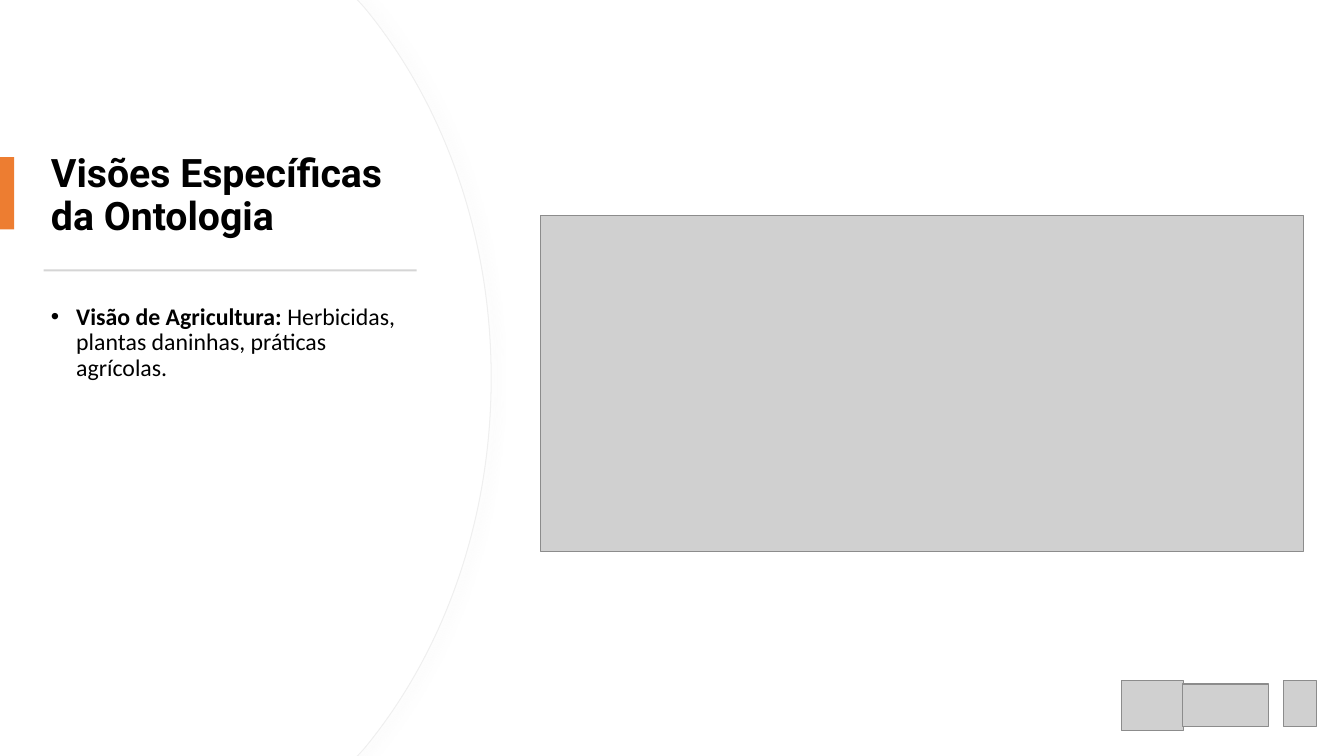
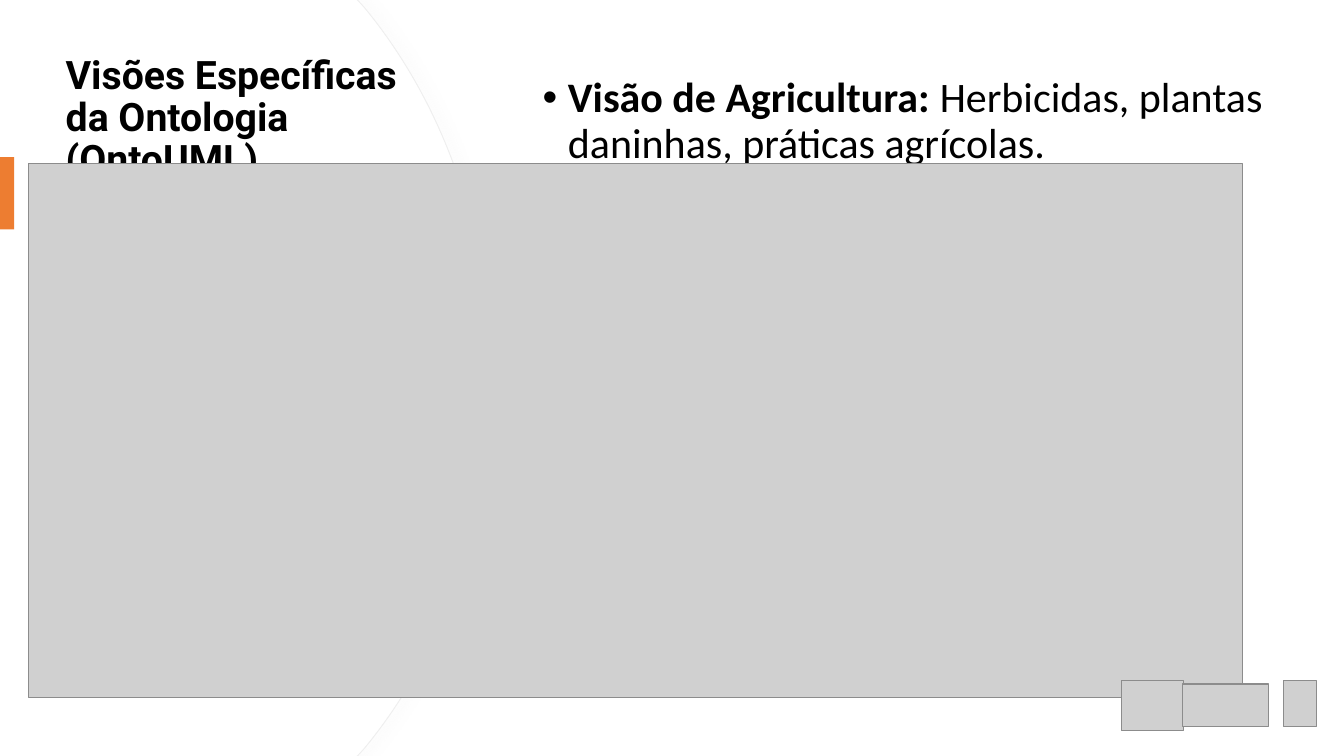
Before and after one commit to leandrogrego/WeedEye, a slide deck: slide 8 of Ontology for weed´s stress detection.pptx (slide 6 before the commit). Drawn at 1344x756 pixels with LibreOffice and Linux fonts; fonts in the diff are those of the drawing; grey boxes stand for pictures. Boxes give left, top, right and bottom in pixels: in the first picture for what was removed or moved away, otherwise in the second. Text is boxed around its words. In the diff, an @@ line names an element or a change of style, - is before the commit and + after.

```diff
--- a/Ontology for weed´s stress detection.pptx
+++ b/Ontology for weed´s stress detection.pptx
@@ title at (66,59,397,164): text changed @@
-Visões Específicas da Ontologia
+Visões Específicas da Ontologia (OntoUML)
@@ text "Visão de Agricultura: Herbicidas, plantas ...": place and size @@
-text "Visão de Agricultura: Herbicidas, plantas ..." at (76,308,395,380)
+text "Visão de Agricultura: Herbicidas, plantas ..." at (568,82,1263,168)
@@ text "Visão de Agricultura: Herbicidas, plantas ..." at (568,82,1263,168): size 17 to 30 pt @@
@@ picture: place and size @@
-picture at (540,216,1304,552)
+picture at (28,163,1242,698)
@@ rectangle removed at (43,269,416,271) @@
```
Also in this commit, not shown: 9 other slides changed, 6 slides added, 1 slide removed, 2 other files.
